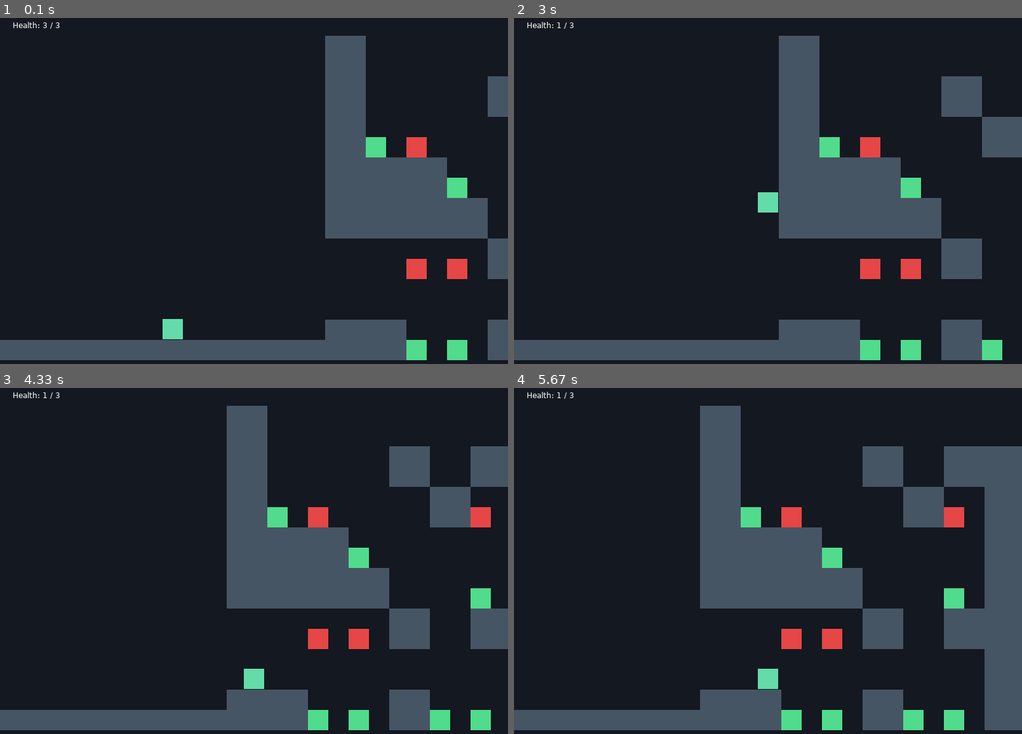
Above: before the commit, frames 1-4 (two rows, left to right).
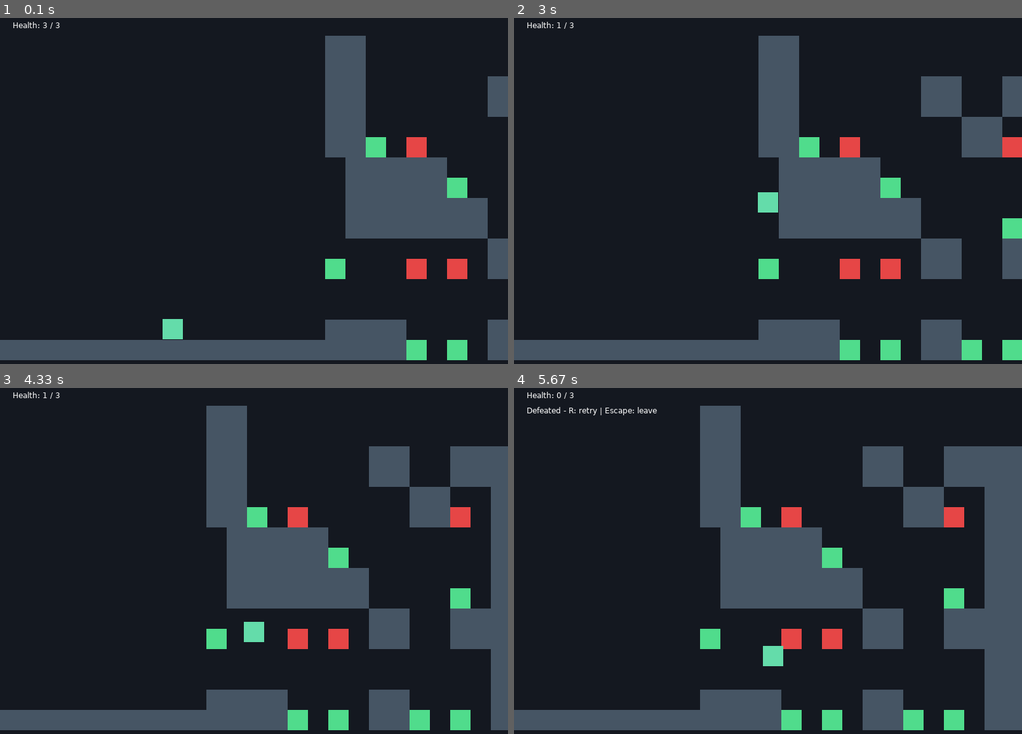
Above: after the commit, the same moments.

Repository: Zfnintendo/TempGameName
Game: LÖVE game, started from main.lua
The game is run twice, just before and just after one commit, with the same random seed, the same clock (stepped at 60 frames per second) and the same inputs.
Inputs:
- Up to frame 1 (0.1 s): no input
- Up to frame 2 (3 s): hold Right 0.33-0.8 s; hold Right 0.83-1.3 s; tap Space at 0.9, 1.2, 1.4, 1.7, 1.97, 2.27, 2.4, 2.7 s; hold Left 1.33-1.87 s; hold Left 1.9-2.3 s; hold Right 2.33-2.97 s
- Up to frame 3 (4.33 s): hold Left 3-3.47 s; tap Space at 3.07, 3.37, 3.57, 3.87, 4.07 s; hold Right 3.5-3.97 s; hold Right from 4 s (still down)
- Up to frame 4 (5.67 s): tap Space at 4.37 s; release Right at 4.47 s

The runs differ from the first frame. In frame 1, 1.2% of the frame differs, in the area x 64-68%, y 40-76%; in frame 2, 13%; in frame 3, 16%, in the area x 40-100%, y 5-99%; in frame 4, 1.8%.

Commit message:
slight change

Diff:
--- a/data/terminal/chunks/SpikesAndSpringsNewbieOne.lua
+++ b/data/terminal/chunks/SpikesAndSpringsNewbieOne.lua
@@ -8,12 +8,12 @@
         {1,1,0,0,0,0,0,0,1,1,0,0,1,1,1,1},
         {1,1,0,0,0,0,0,0,0,0,1,1,0,0,1,1},
         {1,1,{2,"Spring"},0,{2,"Spike"},0,0,0,0,0,1,1,{2,"Spike"},0,1,1},
-        {1,1,1,1,1,1,0,0,0,0,0,0,0,0,1,1},
-        {1,1,1,1,1,1,{2,"Spring"},0,0,0,0,0,0,0,1,1},
-        {1,1,1,1,1,1,1,1,0,0,0,0,0,0,1,1},
-        {1,1,1,1,1,1,1,1,0,0,0,0,{2,"Spring"},0,1,1},
+        {0,1,1,1,1,1,0,0,0,0,0,0,0,0,1,1},
+        {0,1,1,1,1,1,{2,"Spring"},0,0,0,0,0,0,0,1,1},
+        {0,1,1,1,1,1,1,1,0,0,0,0,0,0,1,1},
+        {0,1,1,1,1,1,1,1,0,0,0,0,{2,"Spring"},0,1,1},
         {0,0,0,0,0,0,0,0,1,1,0,0,1,1,1,1},
-        {0,0,0,0,{2,"Spike"},0,{2,"Spike"},0,1,1,0,0,1,1,1,1},
+        {{2,"Spring"},0,0,0,{2,"Spike"},0,{2,"Spike"},0,1,1,0,0,1,1,1,1},
         {0,0,0,0,0,0,0,0,0,0,0,0,0,0,1,1},
         {0,0,0,0,0,0,0,0,0,0,0,0,0,0,1,1},
         {1,1,1,1,0,0,0,0,1,1,0,0,0,0,1,1},
